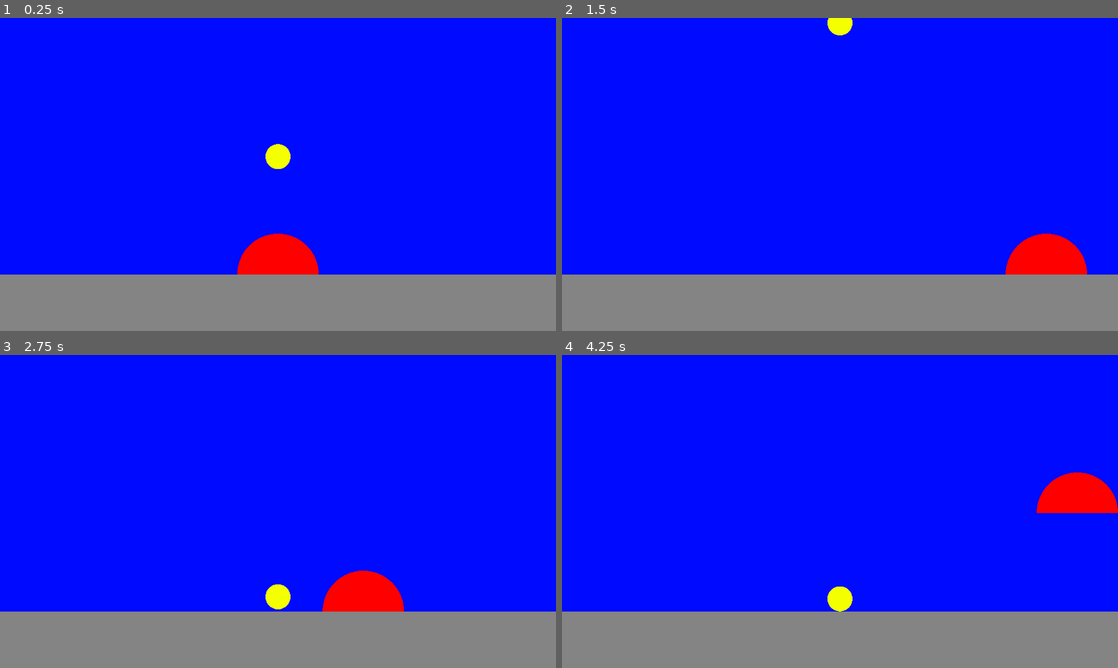
Above: before the commit, frames 1-4 (two rows, left to right).
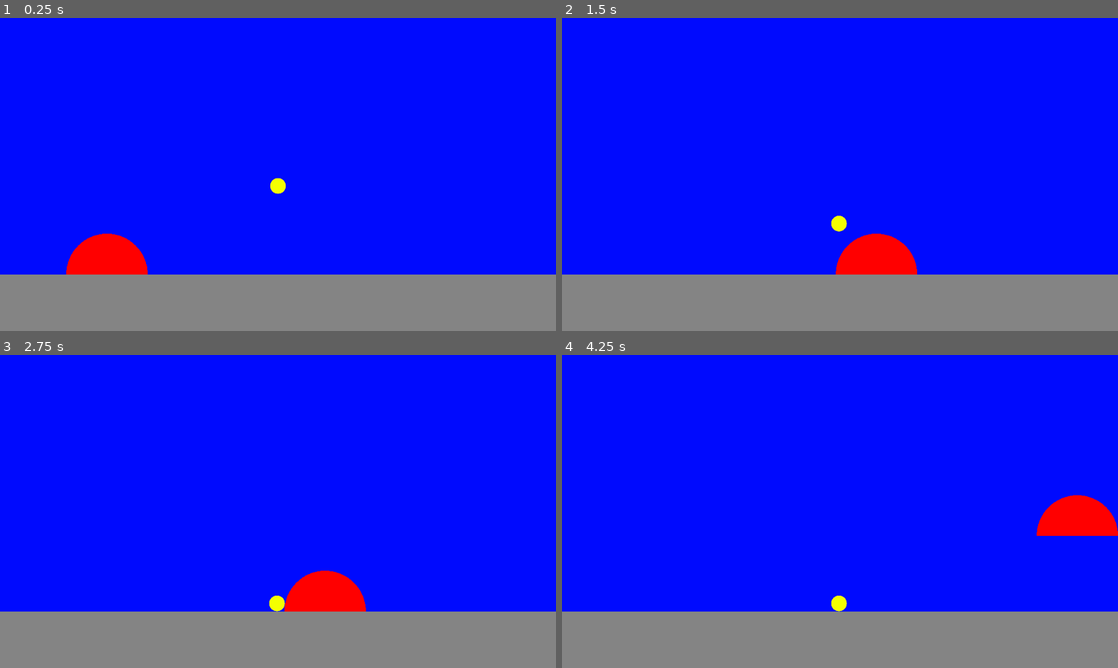
Above: after the commit, the same moments.

Repository: thorkellmani/slime_soccer_remake
Game: Godot game, scene res://main.tscn
Same seed, same stepped clock (60 frames per second), same inputs: the game is played once before the commit and once after it.
Inputs:
- Up to frame 1 (0.25 s): no input
- Up to frame 2 (1.5 s): hold D (move_right) from 0.53 s (still down); tap W (jump) at 0.77 s
- Up to frame 3 (2.75 s): tap W (jump) at 1.52 s; release D (move_right) at 2.03 s; hold A (move_left) from 2.03 s (still down)
- Up to frame 4 (4.25 s): release A (move_left) at 2.78 s; hold D (move_right) from 2.78 s (still down); tap W (jump) at 3.02, 3.77 s

The runs differ from the first frame. In frame 1, 3.5% of the frame differs, in the area x 11-58%, y 40-82%; in frame 2, 3.4%; in frame 3, 2.0%; in frame 4, 2.3%.

Commit message:
feat: wip

Diff:
--- a/ball.gd
+++ b/ball.gd
@@ -1,5 +1,8 @@
 extends RigidBody2D
+class_name Ball
 
+var _teleport_to: Vector2 = Vector2.ZERO
+var _should_teleport: bool = false
 
 # Called when the node enters the scene tree for the first time.
 func _ready() -> void:
@@ -7,5 +10,17 @@
 
 
 # Called every frame. 'delta' is the elapsed time since the previous frame.
-func _process(delta: float) -> void:
+func _process(_delta: float) -> void:
+	#print(linear_velocity)
 	pass
+
+func _integrate_forces(state: PhysicsDirectBodyState2D) -> void:
+	if _should_teleport:
+		state.transform.origin = _teleport_to
+		state.linear_velocity = Vector2.ZERO
+		_should_teleport = false
+
+
+func teleport_to(_position: Vector2) -> void:
+	_should_teleport = true
+	_teleport_to = _position
--- a/ball.tscn
+++ b/ball.tscn
@@ -1,20 +1,40 @@
-[gd_scene load_steps=4 format=3 uid="uid://d7kdhtghuxoh"]
+[gd_scene load_steps=5 format=3 uid="uid://d7kdhtghuxoh"]
 
-[ext_resource type="Script" uid="uid://ba5k75qpjx06q" path="res://ball.gd" id="1_41u45"]
 [ext_resource type="Texture2D" uid="uid://cx8dbmgxeimo6" path="res://art/textures/ball.res_suffix.png" id="1_x8fbi"]
 
+[sub_resource type="PhysicsMaterial" id="PhysicsMaterial_41u45"]
+bounce = 0.2
+
 [sub_resource type="CircleShape2D" id="CircleShape2D_41u45"]
-radius = 461.03903
+radius = 59.999992
+
+[sub_resource type="GDScript" id="GDScript_41u45"]
+script/source = "extends CollisionShape2D
+
+
+# Called when the node enters the scene tree for the first time.
+func _ready() -> void:
+	pass # Replace with function body.
+
+
+# Called every frame. 'delta' is the elapsed time since the previous frame.
+func _process(_delta: float) -> void:
+	pass
+"
 
 [node name="Ball" type="RigidBody2D"]
-mass = 0.55
-script = ExtResource("1_41u45")
+collision_layer = 5
+mass = 50.0
+physics_material_override = SubResource("PhysicsMaterial_41u45")
+gravity_scale = 10.0
+linear_damp = 1.2
 
 [node name="Color" type="Sprite2D" parent="."]
-scale = Vector2(0.05, 0.05)
+scale = Vector2(0.25, 0.25)
 texture = ExtResource("1_x8fbi")
 
 [node name="HitBox" type="CollisionShape2D" parent="."]
-scale = Vector2(0.05, 0.05)
+scale = Vector2(0.25, 0.25)
 shape = SubResource("CircleShape2D_41u45")
 debug_color = Color(0.89805126, 0.24451897, 0.5112168, 0.41960785)
+script = SubResource("GDScript_41u45")
--- a/main.tscn
+++ b/main.tscn
@@ -1,7 +1,8 @@
-[gd_scene load_steps=7 format=3 uid="uid://csim4rc8ijhya"]
+[gd_scene load_steps=9 format=3 uid="uid://csim4rc8ijhya"]
 
 [ext_resource type="PackedScene" uid="uid://d7kdhtghuxoh" path="res://ball.tscn" id="1_ig7tw"]
 [ext_resource type="PackedScene" uid="uid://n61jkv47v132" path="res://player.tscn" id="2_0xm2m"]
+[ext_resource type="Script" uid="uid://ba5k75qpjx06q" path="res://ball.gd" id="3_h2yge"]
 
 [sub_resource type="PhysicsMaterial" id="PhysicsMaterial_0xm2m"]
 bounce = 0.61
@@ -15,6 +16,9 @@
 
 [sub_resource type="RectangleShape2D" id="RectangleShape2D_ig7tw"]
 size = Vector2(1024, 105)
+
+[sub_resource type="PhysicsMaterial" id="PhysicsMaterial_h2yge"]
+bounce = 0.1
 
 [node name="Main" type="Node"]
 
@@ -42,15 +46,7 @@
 color = Color(0.5176471, 0.5176471, 0.5176471, 1)
 
 [node name="Player1" parent="." instance=ExtResource("2_0xm2m")]
-position = Vector2(512, 375)
-
-[node name="Ball" parent="." instance=ExtResource("1_ig7tw")]
-position = Vector2(512, 190)
-mass = 0.1
-gravity_scale = 0.5
-contact_monitor = true
-max_contacts_reported = 4
-script = null
+position = Vector2(197, 472)
 
 [node name="Boundaries" type="StaticBody2D" parent="."]
 physics_material_override = SubResource("PhysicsMaterial_0xm2m")
@@ -66,3 +62,12 @@
 [node name="Floor" type="CollisionShape2D" parent="Boundaries"]
 position = Vector2(512, 524.5)
 shape = SubResource("RectangleShape2D_ig7tw")
+
+[node name="Ball" parent="." instance=ExtResource("1_ig7tw")]
+position = Vector2(512, 255)
+scale = Vector2(1, 1.0216722)
+mass = 30.0
+physics_material_override = SubResource("PhysicsMaterial_h2yge")
+gravity_scale = 2.5
+linear_damp = 4.0
+script = ExtResource("3_h2yge")
--- a/player.gd
+++ b/player.gd
@@ -1,23 +1,22 @@
 extends CharacterBody2D
 
-const MAX_BALL_SPEED = 250.0
 const SPEED = 400.0
 const JUMP_VELOCITY = -1400.0
-const BASE_IMPULSE_FACTOR = -70.0
+const KICK_IMPACT: float = 10000.0
+const GRAVITY_SCALE: Vector2 = Vector2(1, 5)
 
-
-@export var radius: float = 75.0
-
-var arc_points: Array[Vector2] = []
+var slime_half_height: float = 0
+var ball_on_top: bool = false
 
 func _ready() -> void:
-	for idx in range(33):
-		var point = Vector2.from_angle((PI/32) * idx + PI) * radius
-		arc_points.push_back(point)
+	print($HitBox)
+	var min_y: float = INF
+	var max_y: float = -INF
+	for p in $HitBox.polygon:
+		min_y = min(min_y, p.y)
+		max_y = max(max_y, p.y)
 
-	$HitBox.polygon = PackedVector2Array(arc_points)
-	$HeadSpike.position = Vector2(0, -radius)
-	arc_points.push_back(Vector2.ZERO)
+	slime_half_height = abs((min_y - max_y) / 2)
 
 func handle_inputs() -> void:
 	var direction := Input.get_axis("move_left", "move_right")
@@ -31,23 +30,30 @@
 	for i in get_slide_collision_count():
 		var collision = get_slide_collision(i)
 		var collider = collision.get_collider()
-		if collider.name == "Ball":
+		if collider.name == "Ball" && !ball_on_top:
 			kick_ball(collider, collision.get_normal())
 			break
 
+
 func kick_ball(ball: RigidBody2D, normal: Vector2 ) -> void:
-	var impulse: Vector2 = Vector2(normal.x * BASE_IMPULSE_FACTOR, velocity.y * BASE_IMPULSE_FACTOR * 5 - 100)
-	print(impulse.limit_length(250.0))
-	ball.apply_impulse(impulse.limit_length(250.0))
+	#if normal.x == 0.0:
+		#teleport_ball_on_top(ball)
 
-	#cap max impulse
-	ball.linear_velocity.limit_length(MAX_BALL_SPEED)
+	print("KICK BALl")
+	var impulse: Vector2 = Vector2(-normal * KICK_IMPACT)
+	ball.apply_impulse(impulse)
 
+
+#func teleport_ball_on_top(ball: RigidBody2D):
+	#var anchor = global_position
+	#var ball_radius = ball.get_node("HitBox").shape.radius
+	#var new_ball_pos = global_position.y - (radius + ball_radius)
+	#ball.position
 
 func apply_gravity(delta: float) -> void:
 	# Add the gravity.
 	if not is_on_floor():
-		velocity += get_gravity() * delta
+		velocity += (get_gravity() * GRAVITY_SCALE) * delta
 
 	if Input.is_action_just_pressed("jump") and is_on_floor():
 		velocity.y = JUMP_VELOCITY
@@ -59,4 +65,14 @@
 
 
 func _draw() -> void:
-	draw_colored_polygon(arc_points, "red")
+	draw_colored_polygon($HitBox.polygon, "red")
+
+
+func _on_below_detector_body_entered(body: Ball) -> void:
+	ball_on_top = true
+	var slime_position_y: float = global_position.y
+	var ball_hit_box: CollisionShape2D = body.get_node("HitBox")
+	var ball_radius: float = ball_hit_box.shape.radius * 2 * ball_hit_box.scale.x
+	var ball_position: Vector2 = body.global_position
+	var new_position : Vector2 = Vector2(ball_position.x, slime_position_y - slime_half_height - ball_radius)
+	body.teleport_to(new_position)
--- a/player.tscn
+++ b/player.tscn
@@ -1,6 +1,9 @@
-[gd_scene load_steps=2 format=3 uid="uid://n61jkv47v132"]
+[gd_scene load_steps=3 format=3 uid="uid://n61jkv47v132"]
 
 [ext_resource type="Script" uid="uid://bb2f0oqiu6q1s" path="res://player.gd" id="1_4flbx"]
+
+[sub_resource type="RectangleShape2D" id="RectangleShape2D_4flbx"]
+size = Vector2(136.34033, 4.6134386)
 
 [node name="Player" type="CharacterBody2D"]
 slide_on_ceiling = false
@@ -11,6 +14,12 @@
 [node name="HitBox" type="CollisionPolygon2D" parent="."]
 polygon = PackedVector2Array(-75, -6.5567083e-06, -74.638855, -7.3512774, -73.5589, -14.631768, -71.77052, -21.771347,  …(645 unchanged characters)…
 
-[node name="HeadSpike" type="CollisionPolygon2D" parent="."]
-position = Vector2(0, -77.266464)
-polygon = PackedVector2Array(-10, 10, -7.2134953, 2.8329163, 0.6313591, -0.86748695, 7.8841476, 3.4249802, 10.104, 10, -1.1399994, 10)
+[node name="BelowDetector" type="Area2D" parent="."]
+collision_layer = 0
+collision_mask = 4
+
+[node name="CollisionShape2D" type="CollisionShape2D" parent="BelowDetector"]
+position = Vector2(0, 2.280973)
+shape = SubResource("RectangleShape2D_4flbx")
+
+[connection signal="body_entered" from="BelowDetector" to="." method="_on_below_detector_body_entered"]
--- a/project.godot
+++ b/project.godot
@@ -53,9 +53,13 @@
 ]
 }
 
+[layer_names]
+
+2d_physics/layer_3="Below layer"
+
 [physics]
 
-2d/default_gravity=4500.0
+2d/sleep_threshold_linear=50.0
 
 [rendering]
 
Binary file changed: art/textures/ball.res_suffix.png
